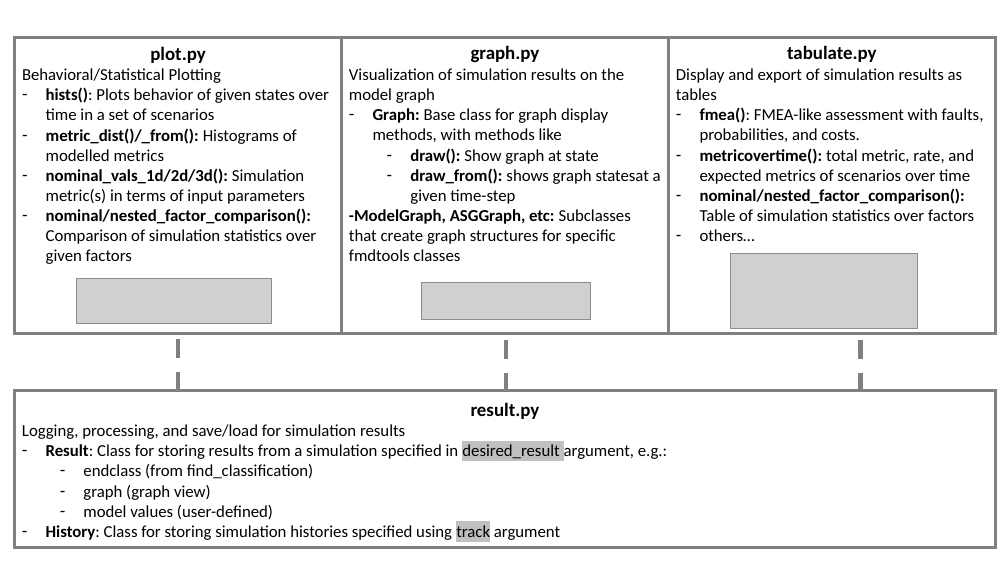
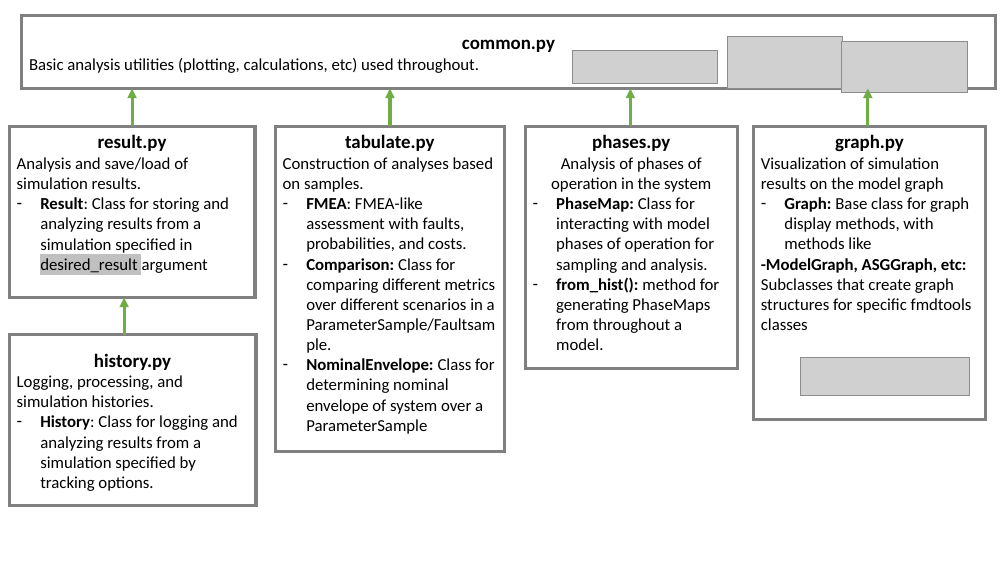
Before and after one commit to nasa/fmdtools, a slide deck: slide 11 of docs/figures/powerpoint_figures.pptx. Drawn at 1008x567 pixels with LibreOffice and Linux fonts; fonts in the diff are those of the drawing; grey boxes stand for pictures. Boxes give left, top, right and bottom in pixels: in the first picture for what was removed or moved away, otherwise in the second. Text is boxed around its words. In the diff, an @@ line names an element or a change of style, - is before the commit and + after.

```diff
--- a/docs/figures/powerpoint_figures.pptx
+++ b/docs/figures/powerpoint_figures.pptx
@@ rectangle added at (22,15,996,88), fill #FFFFFF, outline #808080 3 pt, 16 pt, text #000000 @@
+common.py
+Basic analysis utilities (plotting, calculations, etc) used throughout.
@@ rectangle removed at (14,38,341,333) @@
-plot.py
-Behavioral/Statistical Plotting
-– hists(): Plots behavior of given states over time in a set of scenarios
-– metric_dist()/_from(): Histograms of modelled metrics
-– nominal_vals_1d/2d/3d(): Simulation metric(s) in terms of input parameters
-– nominal/nested_factor_comparison(): Comparison of simulation statistics over given factors
@@ picture: place and size @@
-picture at (76,278,271,323)
+picture at (573,51,718,84)
@@ picture added at (727,36,843,88) @@
@@ picture: place and size @@
-picture at (730,253,917,329)
+picture at (842,42,968,93)
@@ arrow added from (132, 126) to (132, 88), #70AD47 3 pt @@
@@ arrow added from (390, 126) to (390, 88), #70AD47 3 pt @@
@@ arrow added from (631, 126) to (631, 88), #70AD47 3 pt @@
@@ arrow added from (868, 126) to (868, 88), #70AD47 3 pt @@
@@ rectangle "result.py": place and size @@
-rectangle "result.py" at (14,391,995,547)
+rectangle "result.py" at (9,126,255,298)
@@ rectangle "tabulate.py": place and size @@
-rectangle "tabulate.py" at (668,37,995,333)
+rectangle "tabulate.py" at (275,126,505,451)
@@ text in rectangle at (410,148,661,204): paragraphs removed @@
-  – draw(): Show graph at state
-  – draw_from(): shows graph statesat a given time-step
@@ rectangle added at (526,126,738,368), fill #FFFFFF, outline #808080 3 pt, 16 pt, text #000000 @@
+phases.py
+Analysis of phases of operation in the system
+– PhaseMap: Class for interacting with model phases of operation for sampling and analysis.
+– from_hist(): method for generating PhaseMaps from throughout a model.
@@ rectangle "graph.py": place and size @@
-rectangle "graph.py" at (342,37,668,333)
+rectangle "graph.py" at (754,126,986,420)
@@ text in rectangle at (17,157,229,273): text changed @@
-Logging, processing, and save/load for simulation results
-– Result: Class for storing results from a simulation specified in desired_result argument, e.g.:
-  – endclass (from find_classification)
-  – graph (graph view)
-  – model values (user-defined)
-– History: Class for storing simulation histories specified using track argument
+Analysis and save/load of simulation results.
+– Result: Class for storing and analyzing results from a simulation specified in desired_result argument
@@ text in rectangle at (283,157,496,434): text changed @@
-Display and export of simulation results as tables
-– fmea(): FMEA-like assessment with faults, probabilities, and costs.
-– metricovertime(): total metric, rate, and expected metrics of scenarios over time
-– nominal/nested_factor_comparison(): Table of simulation statistics over factors
-– others…
+Construction of analyses based on samples.
+– FMEA: FMEA-like assessment with faults, probabilities, and costs.
+– Comparison: Class for comparing different metrics over different scenarios in a ParameterSample/Faultsample.
+– NominalEnvelope: Class for determining nominal envelope of system over a ParameterSample
@@ arrow added from (124, 335) to (124, 298), #70AD47 3 pt @@
@@ line removed from (178, 391) to (178, 305) @@
@@ line removed from (506, 392) to (506, 306) @@
@@ line removed from (861, 392) to (861, 306) @@
@@ rectangle added at (9,334,256,506), fill #FFFFFF, outline #808080 3 pt, 16 pt, text #000000 @@
+history.py
+Logging, processing, and simulation histories.
+– History: Class for logging and analyzing results from a simulation specified by tracking options.
@@ picture: place and size @@
-picture at (421,282,591,320)
+picture at (801,358,970,395)
```
Also in this commit, not shown: 5 other slides changed, 6 other files.
